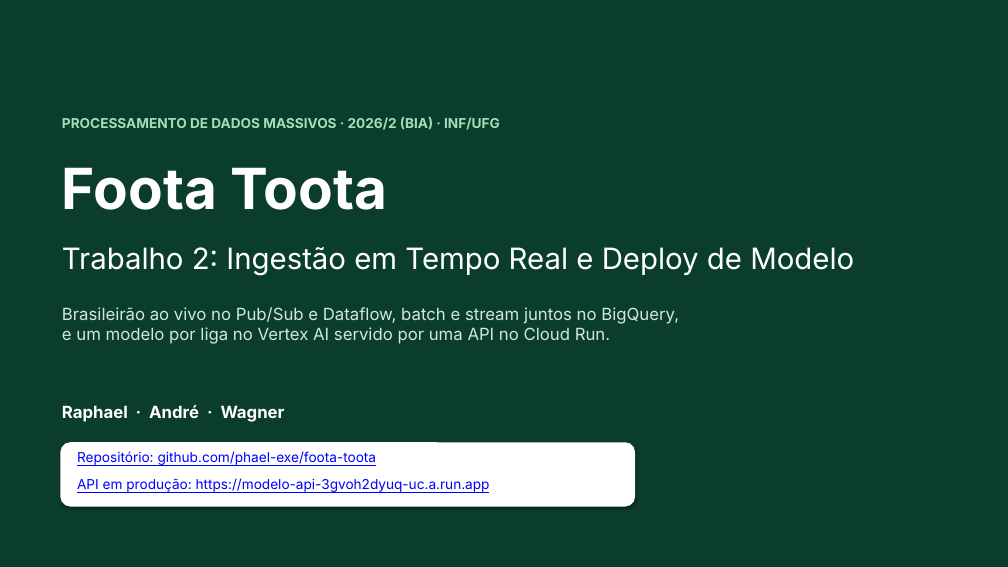
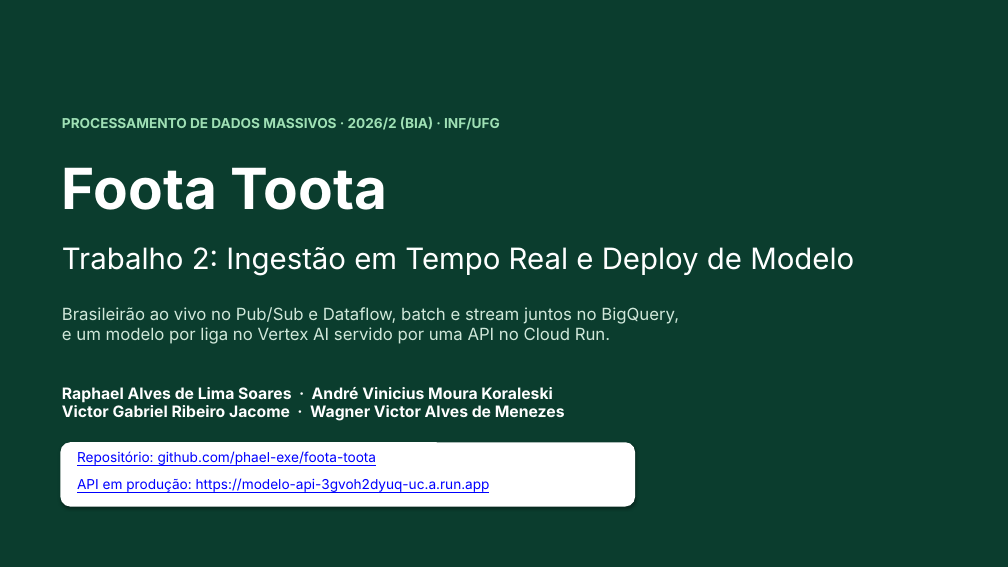
Before and after one commit to phael-exe/foota-toota, a slide deck: slide 1 of docs/apresentacao/trabalho2.pptx. Drawn at 1008x567 pixels with LibreOffice and Linux fonts; fonts in the diff are those of the drawing. Boxes give left, top, right and bottom in pixels: in the first picture for what was removed or moved away, otherwise in the second. Text is boxed around its words. In the diff, an @@ line names an element or a change of style, - is before the commit and + after.

```diff
--- a/docs/apresentacao/trabalho2.pptx
+++ b/docs/apresentacao/trabalho2.pptx
@@ text at bbox=[62, 387, 565, 421]: text changed; size 16 to 15 pt @@
-Raphael · André · Wagner
+Raphael Alves de Lima Soares · André Vinicius Moura Koraleski
+Victor Gabriel Ribeiro Jacome · Wagner Victor Alves de Menezes
```
Also in this commit, not shown: 14 other slides changed, 1 slide added, 10 other files.
